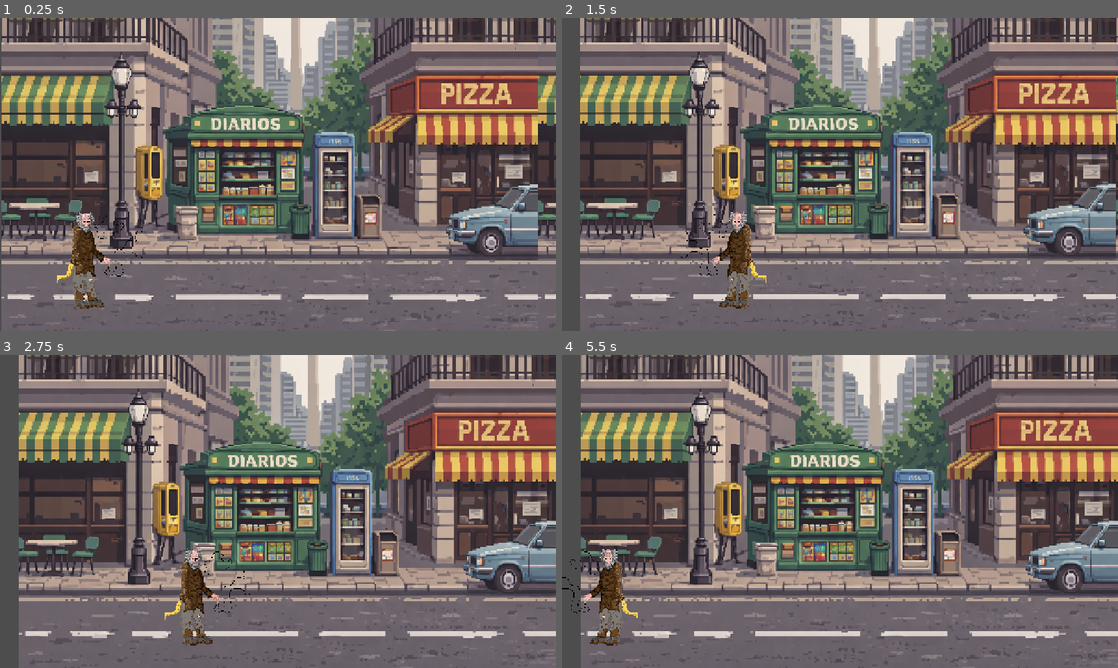
Above: before the commit, frames 1-4 (two rows, left to right).
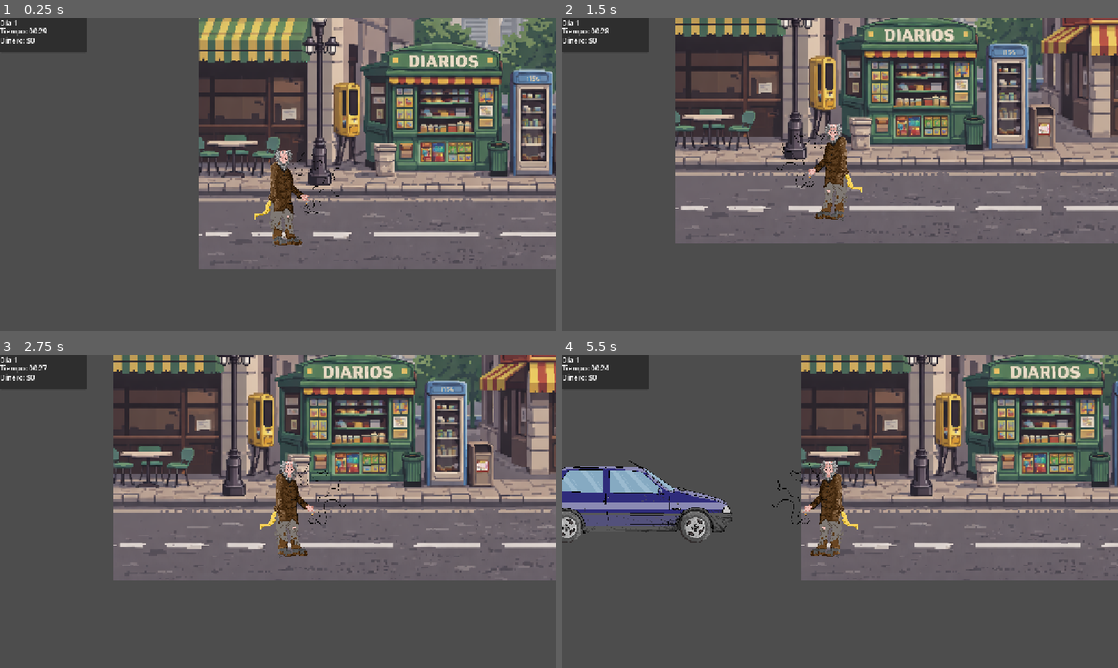
Above: after the commit, the same moments.

Repository: FrancisCuarto/GGJ_PJCT_Godot_Repository
Game: Godot game, scene res://main.tscn
Two runs of this game, one before a commit and one after it. Both use one fixed random seed, a clock stepped at 60 frames per second and the inputs below. The engine's default icon, where the game draws it, is replaced by a stand-in: a white triangle on a blue panel in a dark square.
Inputs (mouse positions are in pixels of both pictures, inside the frame that each line leads up to):
- Up to frame 1 (0.25 s): no input
- Up to frame 2 (1.5 s): move the mouse to (962, 158) at 0.52 s; hold D (right) 0.53-1.28 s; tap E (interactuar) at 0.6, 1.35 s; move the mouse to (728, 190) at 1.27 s; hold Left (left) from 1.28 s (still down)
- Up to frame 3 (2.75 s): move the mouse to (333, 442) at 2.02 s; release Left (left) at 2.03 s; hold D (right) from 2.03 s (still down); tap E (interactuar) at 2.1 s
- Up to frame 4 (5.5 s): move the mouse to (812, 574) at 2.77 s; tap E (interactuar) every 0.75 s from 2.85 to 5.1 s; move the mouse to (1006, 558) at 3.52 s; release D (right) at 3.53 s; hold Left (left) from 3.53 s (still down); move the mouse to (673, 464) at 4.27 s; move the mouse to (867, 511) at 5.02 s

The runs differ from the first frame. In frame 1, 86% of the frame differs, in the area x 0-100%, y 0-100%; in frame 2, 84%; in frame 3, 83%; in frame 4, 86%.

Commit message:
sistema de cámara, ciclo de días, dinero y limpieza de fin de día
- Implementación del CameraController con estados (base, reactiva, evento, minijuego)
- Seguimiento de cámara al jugador con smoothing y zoom dinámico
- Sistema de DayManager con inicio y fin de jornada
- UI de día y tiempo en pantalla
- Pantalla de resumen de fin de día con pausa del gameplay
- Sistema global de dinero (MoneyManager)
- Integración de dinero con CarTypes (dinero_min / dinero_max)
- Flujo correcto de tareas: minijuego exitoso -> esperar cobro -> cobrar
- Paciencia se reinicia tras tarea exitosa y sigue activa para cobrar
- Limpieza total de autos al finalizar el día (por grupo)
- Reset completo de QueueManager al cerrar la jornada
- Corrección de referencias inválidas a autos liberados
- Día nuevo arranca con mundo limpio y sin estados colgados

Diff:
--- a/proyecto-ggj/assets/cars/auto.gd
+++ b/proyecto-ggj/assets/cars/auto.gd
@@ -18,6 +18,8 @@
 var estado := Estado.ESPERANDO
 var queue_manager = null
 var player: Node2D = null
+var dinero_a_pagar := 0
+
 
 
 
@@ -31,6 +33,7 @@
 	ESPERANDO,
 	LIMPIANDO,
 	ESTACIONADO,
+	ESPERANDO_COBRO,
 	ENOJADO,
 	YENDOSE
 }
@@ -159,6 +162,12 @@
 		return
 
 	# stats desde el resource
+	dinero_a_pagar = randi_range(
+	car_type.dinero_min,
+	car_type.dinero_max
+	)
+	print("Este auto va a pagar $", dinero_a_pagar)
+
 	speed_normal = car_type.speed_normal
 	speed_lenta = car_type.speed_lenta
 	paciencia = car_type.paciencia_max
@@ -203,7 +212,10 @@
 
 
 
-
+func cobrar():
+	MoneyManager.agregar_dinero(dinero_a_pagar)
+	print("Auto pagó $", dinero_a_pagar)
+	irse()
 
 func mover_hacia_target():
 	var dir = target_position - global_position
@@ -220,6 +232,8 @@
 
 
 func al_llegar_al_slot():
+	CameraManager.trigger_reactive()
+
 	paciencia_activa = true
 	esperando_en_slot = true
 
@@ -257,9 +271,11 @@
 func _on_interaction_area_body_entered(body):
 	if body.is_in_group("Player"):
 		jugador_cerca = true
-	if body.is_in_group("Player") and estado == Estado.ESPERANDO:
+	if body.is_in_group("Player") and (
+		estado == Estado.ESPERANDO
+		or estado == Estado.ESPERANDO_COBRO
+	):
 		label_interactuar.visible = true
-	print("entro")
 
 
 func _on_interaction_area_body_exited(body):
@@ -287,26 +303,32 @@
 	get_tree().paused = false
 
 	if exito:
-		irse()
+		tarea_completada()
+
 	else:
 		paciencia -= 3
 		irse_enojado()
 
-
+func tarea_completada():
+	estado = Estado.ESPERANDO_COBRO
+
+	# reiniciar paciencia para el cobro
+	paciencia = patience_bar.max_value
+	patience_bar.value = paciencia
+	paciencia_activa = true
+
+	label_tarea.text = "COBRAR"
+	label_tarea.modulate = Color.YELLOW
+
+	print("Tarea completada, esperando cobro")
 
 func interactuar():
-	if estado != Estado.ESPERANDO:
-		return
-
-	#set_service(true) # frena +  paciencia
-
-
-	match tarea:
-		Tarea.LIMPIAR:
-			iniciar_limpieza()
-	"""Tarea.ESTACIONAR:
-			iniciar_estacionamiento()
-		Tarea.PAGAR:
-			iniciar_pago()
-		Tarea.NADA:
-			irse_enojado()"""
+	match estado:
+		Estado.ESPERANDO:
+			match tarea:
+				Tarea.LIMPIAR:
+					iniciar_limpieza()
+				# después agregamos ESTACIONAR, etc.
+
+		Estado.ESPERANDO_COBRO:
+			cobrar()
--- a/proyecto-ggj/assets/cars/auto.tscn
+++ b/proyecto-ggj/assets/cars/auto.tscn
@@ -17,7 +17,7 @@
 outline_size = 4
 outline_color = Color(0, 0, 0, 1)
 
-[node name="auto" type="CharacterBody2D" groups=["auto"]]
+[node name="auto" type="CharacterBody2D" groups=["auto", "autos"]]
 scale = Vector2(0.5, 0.5)
 collision_layer = 2
 collision_mask = 8
--- /dev/null
+++ b/proyecto-ggj/camera_controller.gd
@@ -0,0 +1,76 @@
+extends Camera2D
+
+enum CameraState {
+	BASE,
+	REACTIVA,
+	EVENTO,
+	MINIJUEGO
+}
+
+@export var player_path: NodePath
+var player: Node2D = null
+
+@export var base_zoom := Vector2(1, 1)
+@export var reactive_zoom := Vector2(0.95, 0.95)
+@export var event_zoom := Vector2(0.9, 0.9)
+
+@export var transition_speed := 6.0
+@export var reactive_duration := 0.3
+
+var current_state: CameraState = CameraState.BASE
+var target_zoom := Vector2.ONE
+var reactive_timer := 0.0
+
+func _ready():
+	zoom = base_zoom
+	target_zoom = base_zoom
+	position_smoothing_enabled = true
+	position_smoothing_speed = 8.0
+
+	if player_path != NodePath():
+		player = get_node(player_path)
+
+	# Registrar esta cámara en el CameraManager
+	CameraManager.register_camera(self)
+
+func _process(delta):
+	_update_state(delta)
+	_update_zoom(delta)
+
+func _update_state(delta):
+	if current_state == CameraState.REACTIVA:
+		reactive_timer -= delta
+		if reactive_timer <= 0:
+			set_base_camera()
+
+func _update_zoom(delta):
+	zoom = zoom.lerp(target_zoom, transition_speed * delta)
+
+func set_base_camera():
+	current_state = CameraState.BASE
+	target_zoom = base_zoom
+
+func trigger_reactive_camera():
+	if current_state != CameraState.BASE:
+		return
+	current_state = CameraState.REACTIVA
+	target_zoom = reactive_zoom
+	reactive_timer = reactive_duration
+
+func trigger_event_camera():
+	current_state = CameraState.EVENTO
+	target_zoom = event_zoom
+
+func enter_minigame_camera(custom_zoom := Vector2(0.85, 0.85)):
+	current_state = CameraState.MINIJUEGO
+	target_zoom = custom_zoom
+
+func exit_minigame_camera():
+	set_base_camera()
+
+func is_locked() -> bool:
+	return current_state == CameraState.MINIJUEGO
+
+func _physics_process(delta):
+	if player:
+		global_position = player.global_position
--- /dev/null
+++ b/proyecto-ggj/camera_manager.gd
@@ -0,0 +1,28 @@
+extends Node
+
+var camera: Camera2D = null
+
+func register_camera(cam: Camera2D):
+	camera = cam
+
+func trigger_reactive():
+	if camera == null:
+		return
+	if camera.is_locked():
+		return
+	camera.trigger_reactive_camera()
+
+func trigger_event():
+	if camera == null:
+		return
+	camera.trigger_event_camera()
+
+func enter_minigame():
+	if camera == null:
+		return
+	camera.enter_minigame_camera()
+
+func exit_minigame():
+	if camera == null:
+		return
+	camera.exit_minigame_camera()
--- /dev/null
+++ b/proyecto-ggj/day_ui.gd
@@ -0,0 +1,20 @@
+extends Panel
+
+
+@onready var day_label = $DayLabel
+@onready var time_label = $TimeLabel
+@onready var money_label = $MoneyLabel
+
+func _process(delta):
+	# Día actual
+	day_label.text = "Día %d" % DayManager.dia_actual
+	money_label.text = "Dinero: $%d" % MoneyManager.dinero_total
+
+
+	# Tiempo restante
+	var tiempo = int(DayManager.tiempo_restante)
+	var minutos = tiempo / 60
+	var segundos = tiempo % 60
+
+
+	time_label.text = "Tiempo: %02d:%02d" % [minutos, segundos]
--- /dev/null
+++ b/proyecto-ggj/economy/money_manager.gd
@@ -0,0 +1,43 @@
+extends Node
+
+
+# -----------------------------
+# ESTADO
+# -----------------------------
+
+
+var dinero_total := 0
+var dinero_del_dia := 0
+
+
+# -----------------------------
+# CICLO DEL DÍA
+# -----------------------------
+
+
+func iniciar_dia():
+	dinero_del_dia = 0
+
+
+func finalizar_dia():
+	# por ahora no hace nada extra
+	pass
+
+
+# -----------------------------
+# OPERACIONES
+# -----------------------------
+
+
+func agregar_dinero(monto: int):
+	dinero_total += monto
+	dinero_del_dia += monto
+
+
+func gastar_dinero(monto: int) -> bool:
+	if dinero_total < monto:
+		return false
+
+
+	dinero_total -= monto
+	return true
--- /dev/null
+++ b/proyecto-ggj/end_day_ui.gd
@@ -0,0 +1,44 @@
+extends CanvasLayer
+
+
+@onready var day_label = $Background/Content/DayLabel
+@onready var money_label = $Background/Content/MoneyLabel
+@onready var continue_button = $Background/Content/ContinueButton
+
+
+func _ready():
+	visible = false
+	DayManager.connect("dia_finalizado", Callable(self, "_on_dia_finalizado"))
+	continue_button.pressed.connect(_on_continue_pressed)
+
+
+func _on_dia_finalizado():
+	limpiar_autos_del_dia()
+
+
+	visible = true
+	get_tree().paused = true
+
+
+	day_label.text = "Día %d finalizado" % (DayManager.dia_actual)
+	money_label.text = "Dinero ganado: $%d" % MoneyManager.dinero_del_dia
+
+
+func limpiar_autos_del_dia():
+	print("Limpieza total de autos")
+
+	var autos = get_tree().get_nodes_in_group("autos")
+	print("Autos encontrados:", autos.size())
+
+	for auto in autos:
+		auto.queue_free()
+
+	var qm = get_tree().get_first_node_in_group("queue_manager")
+	if qm:
+		qm.resetear_dia()
+
+
+func _on_continue_pressed():
+	visible = false
+	get_tree().paused = false
+	DayManager.iniciar_dia()
--- a/proyecto-ggj/limpieza_minigame.gd
+++ b/proyecto-ggj/limpieza_minigame.gd
@@ -14,8 +14,18 @@
 var manchas: Array[Node] = []
 
 func _ready():
+	CameraManager.enter_minigame()
+
+	print("Parabrisas size:", $Parabrisas.size)
+	print("ManchaLayer size:", $Parabrisas/ManchaLayer.size)
+	Input.set_mouse_mode(Input.MOUSE_MODE_VISIBLE)
+	Input.set_custom_mouse_cursor(
+		preload("res://assets/minigame_textures/limpieza_textures/trapo.png"),
+		Input.CURSOR_ARROW,
+		Vector2(32, 10) # centro del trapo
+	)
 	spawnear_manchas()
-	manchas = $ManchaLayer.get_children()
+	manchas = $Parabrisas/ManchaLayer.get_children()
 
 
 func spawnear_manchas():
@@ -23,21 +33,36 @@
 
 	for i in range(cantidad):
 		var mancha = mancha_scene.instantiate()
-		$ManchaLayer.add_child(mancha)
+		$Parabrisas/ManchaLayer.add_child(mancha)
 
 		mancha.position = posicion_aleatoria()
 		mancha.connect("limpiada", Callable(self, "actualizar_progreso"))
 
 	actualizar_progreso()
 
-func posicion_aleatoria() -> Vector2:
-	var rect = $Parabrisas.get_rect()
+"""func posicion_aleatoria() -> Vector2:
+	var rect = $Parabrisas/ManchaLayer.get_rect()
 	return Vector2(
 	randf_range(rect.position.x, rect.position.x + rect.size.x),
 	randf_range(rect.position.y, rect.position.y + rect.size.y)
+	)"""
+
+func posicion_aleatoria() -> Vector2:
+	var area_size = $Parabrisas/ManchaLayer.size
+	var mancha_size = mancha_scene.instantiate().size
+
+	var margen := 400.0
+
+	return Vector2(
+		randf_range(
+			margen,
+			area_size.x - mancha_size.x - margen
+		),
+		randf_range(
+			margen,
+			area_size.y - mancha_size.y - margen
+		)
 	)
-
-
 
 
 
@@ -56,6 +81,7 @@
 
 
 func terminar(exito: bool):
+	Input.set_custom_mouse_cursor(null)
 	print("Minijuego emite terminado:", exito)
 	emit_signal("terminado", exito)
 	queue_free()
--- a/proyecto-ggj/main.tscn
+++ b/proyecto-ggj/main.tscn
@@ -13,6 +13,9 @@
 [ext_resource type="Resource" uid="uid://d6vvqiyricho" path="res://resources/cars/auto_grande.tres" id="11_w48qg"]
 [ext_resource type="Script" uid="uid://dt22tr88ohcd7" path="res://queue_manager.gd" id="11_ycdy4"]
 [ext_resource type="Resource" uid="uid://n1n3j56inkr2" path="res://resources/cars/auto_mediano.tres" id="12_w48qg"]
+[ext_resource type="Script" uid="uid://cnhtthp0agawl" path="res://camera_controller.gd" id="14_w48qg"]
+[ext_resource type="Script" uid="uid://cixuwqch04vd" path="res://day_ui.gd" id="15_vivmo"]
+[ext_resource type="Script" uid="uid://qit6gviwssd" path="res://end_day_ui.gd" id="16_2cqfq"]
 
 [sub_resource type="RectangleShape2D" id="RectangleShape2D_h2yge"]
 size = Vector2(1205, 494)
@@ -33,24 +36,21 @@
 region_enabled = true
 region_rect = Rect2(0, 0, 4017.4421, 1024)
 
-[node name="test_objects" type="Node2D" parent="."]
+[node name="camaras (obsoleto)" type="Node2D" parent="."]
 
-[node name="test_cars" type="Node2D" parent="."]
-
-[node name="camaras" type="Node2D" parent="."]
-
-[node name="camera" type="Camera2D" parent="camaras" groups=["camera"]]
+[node name="camera" type="Camera2D" parent="camaras (obsoleto)" groups=["camera"]]
 position = Vector2(603, 389)
+enabled = false
 position_smoothing_enabled = true
 position_smoothing_speed = 2.0
 script = ExtResource("6_4c57u")
 
-[node name="camera_targets" type="Node2D" parent="camaras"]
+[node name="camera_targets" type="Node2D" parent="camaras (obsoleto)"]
 
-[node name="target1" type="Marker2D" parent="camaras/camera_targets"]
+[node name="target1" type="Marker2D" parent="camaras (obsoleto)/camera_targets"]
 position = Vector2(554, 390)
 
-[node name="target2" type="Marker2D" parent="camaras/camera_targets"]
+[node name="target2" type="Marker2D" parent="camaras (obsoleto)/camera_targets"]
 position = Vector2(1806, 390)
 
 [node name="street_sides" type="Node2D" parent="."]
@@ -59,7 +59,7 @@
 [node name="lado_izquierdo" type="Area2D" parent="street_sides"]
 position = Vector2(-21, 0)
 script = ExtResource("4_lquwl")
-camera_target = NodePath("../../camaras/camera_targets/target1")
+camera_target = NodePath("../../camaras (obsoleto)/camera_targets/target1")
 metadata/_edit_group_ = true
 
 [node name="CollisionShape2D" type="CollisionShape2D" parent="street_sides/lado_izquierdo"]
@@ -70,7 +70,7 @@
 [node name="lado_derecho" type="Area2D" parent="street_sides"]
 position = Vector2(-41, 0)
 script = ExtResource("5_7mycd")
-camera_target = NodePath("../../camaras/camera_targets/target2")
+camera_target = NodePath("../../camaras (obsoleto)/camera_targets/target2")
 metadata/_edit_group_ = true
 
 [node name="CollisionShape2D" type="CollisionShape2D" parent="street_sides/lado_derecho"]
@@ -95,7 +95,7 @@
 wait_time = 5.0
 autostart = true
 
-[node name="QueueManager" type="Node2D" parent="."]
+[node name="QueueManager" type="Node2D" parent="." groups=["QueueManager"]]
 script = ExtResource("11_ycdy4")
 
 [node name="Slot1" type="Marker2D" parent="QueueManager"]
@@ -110,6 +110,83 @@
 [node name="Player" parent="." groups=["Player"] instance=ExtResource("2_h2yge")]
 position = Vector2(154, 594)
 
+[node name="CameraController" type="Camera2D" parent="."]
+position_smoothing_enabled = true
+position_smoothing_speed = 8.0
+script = ExtResource("14_w48qg")
+player_path = NodePath("../Player")
+
+[node name="UI" type="CanvasLayer" parent="."]
+
+[node name="DayPanel" type="Panel" parent="UI"]
+custom_minimum_size = Vector2(10, 10)
+offset_right = 200.0
+offset_bottom = 80.0
+script = ExtResource("15_vivmo")
+
+[node name="DayLabel" type="Label" parent="UI/DayPanel"]
+layout_mode = 0
+offset_right = 40.0
+offset_bottom = 23.0
+text = "Día 1"
+
+[node name="TimeLabel" type="Label" parent="UI/DayPanel"]
+layout_mode = 0
+offset_top = 19.0
+offset_right = 108.0
+offset_bottom = 68.0
+text = "Tiempo: 00:00
+"
+
+[node name="MoneyLabel" type="Label" parent="UI/DayPanel"]
+layout_mode = 0
+offset_top = 40.0
+offset_right = 40.0
+offset_bottom = 63.0
+text = "Dinero: $0"
+
+[node name="EndDayUI" type="CanvasLayer" parent="."]
+process_mode = 3
+script = ExtResource("16_2cqfq")
+
+[node name="Background" type="Panel" parent="EndDayUI"]
+anchors_preset = 15
+anchor_right = 1.0
+anchor_bottom = 1.0
+grow_horizontal = 2
+grow_vertical = 2
+
+[node name="Content" type="VBoxContainer" parent="EndDayUI/Background"]
+layout_mode = 1
+anchors_preset = 8
+anchor_left = 0.5
+anchor_top = 0.5
+anchor_right = 0.5
+anchor_bottom = 0.5
+offset_left = -20.0
+offset_top = -20.0
+offset_right = 20.0
+offset_bottom = 20.0
+grow_horizontal = 2
+grow_vertical = 2
+alignment = 1
+
+[node name="TitleLabel" type="Label" parent="EndDayUI/Background/Content"]
+layout_mode = 2
+text = "Fin del día"
+
+[node name="DayLabel" type="Label" parent="EndDayUI/Background/Content"]
+layout_mode = 2
+text = "Día 1"
+
+[node name="MoneyLabel" type="Label" parent="EndDayUI/Background/Content"]
+layout_mode = 2
+text = "Dinero ganado: $0"
+
+[node name="ContinueButton" type="Button" parent="EndDayUI/Background/Content"]
+layout_mode = 2
+text = "Continuar"
+
 [connection signal="body_entered" from="street_sides/lado_izquierdo" to="street_sides/lado_izquierdo" method="_on_body_entered"]
 [connection signal="body_entered" from="street_sides/lado_derecho" to="street_sides/lado_derecho" method="_on_body_entered"]
 [connection signal="timeout" from="car_spawner/spawner/Timer" to="car_spawner/spawner/spawn_point" method="_on_timer_timeout"]
--- a/proyecto-ggj/mancha.gd
+++ b/proyecto-ggj/mancha.gd
@@ -2,9 +2,15 @@
 
 signal limpiada
 
-@export var fuerza := 0.3
+@export var fuerza := 0.6
+
+@export var texturas: Array[Texture2D] = []
+
 
 func _ready():
+	# Elegir textura aleatoria
+	if not texturas.is_empty():
+		texture = texturas.pick_random()
 	modulate.a = 1.0
 
 func _on_mouse_entered():
@@ -13,3 +19,8 @@
 	if modulate.a <= 0:
 		modulate.a = 0
 		emit_signal("limpiada")
+
+func _process(delta):
+	var rect = get_rect().grow(12)
+	if rect.has_point(get_local_mouse_position()):
+		modulate.a -= fuerza * delta * 5
--- a/proyecto-ggj/minigames/limpieza/limpieza_minigame.tscn
+++ b/proyecto-ggj/minigames/limpieza/limpieza_minigame.tscn
@@ -2,7 +2,7 @@
 
 [ext_resource type="Script" uid="uid://ckewnjcxl3lw3" path="res://limpieza_minigame.gd" id="1_imkcr"]
 [ext_resource type="PackedScene" uid="uid://df8otnoi038qn" path="res://minigames/limpieza/mancha.tscn" id="2_2ekaa"]
-[ext_resource type="Texture2D" uid="uid://c805vcl6ha41o" path="res://icon.svg" id="2_ducnp"]
+[ext_resource type="Texture2D" uid="uid://ypah8rttsxdc" path="res://assets/minigame_textures/limpieza_textures/parabrisas.png" id="4_03wb8"]
 
 [sub_resource type="StyleBoxFlat" id="StyleBoxFlat_2ekaa"]
 bg_color = Color(0.19570318, 0.7199952, 0, 1)
@@ -32,7 +32,7 @@
 anchor_bottom = 1.0
 grow_horizontal = 2
 grow_vertical = 2
-color = Color(0.14117648, 0.14117648, 0.14117648, 0.5176471)
+color = Color(0.025363795, 0.025363805, 0.02536378, 0.5176471)
 
 [node name="Fondo" type="TextureRect" parent="Root UI"]
 process_mode = 3
@@ -40,22 +40,27 @@
 layout_mode = 0
 offset_right = 500.0
 offset_bottom = 500.0
-texture = ExtResource("2_ducnp")
 
 [node name="Parabrisas" type="TextureRect" parent="Root UI"]
 process_mode = 3
 z_index = 100
-layout_mode = 0
-offset_right = 500.0
-offset_bottom = 500.0
-texture = ExtResource("2_ducnp")
+layout_mode = 1
+anchors_preset = 15
+anchor_right = 1.0
+anchor_bottom = 1.0
+grow_horizontal = 2
+grow_vertical = 2
+texture = ExtResource("4_03wb8")
 
-[node name="ManchaLayer" type="Control" parent="Root UI"]
+[node name="ManchaLayer" type="Control" parent="Root UI/Parabrisas"]
 process_mode = 3
 z_index = 100
-anchors_preset = 0
-offset_right = 500.0
-offset_bottom = 500.0
+layout_mode = 1
+anchors_preset = 15
+anchor_right = 1.0
+anchor_bottom = 1.0
+grow_horizontal = 2
+grow_vertical = 2
 
 [node name="Progreso" type="ProgressBar" parent="Root UI"]
 process_mode = 3
--- a/proyecto-ggj/minigames/limpieza/mancha.tscn
+++ b/proyecto-ggj/minigames/limpieza/mancha.tscn
@@ -1,7 +1,10 @@
-[gd_scene load_steps=3 format=3 uid="uid://df8otnoi038qn"]
+[gd_scene load_steps=6 format=3 uid="uid://df8otnoi038qn"]
 
 [ext_resource type="Script" uid="uid://caslkxx8i1538" path="res://mancha.gd" id="1_f5tdf"]
-[ext_resource type="Texture2D" uid="uid://doh1p2fdbqv7p" path="res://assets/cars textures/Fiat_UNO_Grande_Amarillo.png" id="1_xh1j7"]
+[ext_resource type="Texture2D" uid="uid://brug1fpu8i5t6" path="res://assets/minigame_textures/limpieza_textures/mancha1.png" id="2_1y80h"]
+[ext_resource type="Texture2D" uid="uid://csvxe07jeheym" path="res://assets/minigame_textures/limpieza_textures/mancha2.png" id="3_jxil0"]
+[ext_resource type="Texture2D" uid="uid://dmvxbgkrmlsy1" path="res://assets/minigame_textures/limpieza_textures/mancha3.png" id="4_5dpk6"]
+[ext_resource type="Texture2D" uid="uid://sj7g8r7t1snr" path="res://assets/minigame_textures/limpieza_textures/mancha5.png" id="5_vxvlx"]
 
 [node name="Mancha" type="TextureRect"]
 process_mode = 3
@@ -9,7 +12,7 @@
 offset_bottom = 40.0
 mouse_filter = 0
 mouse_behavior_recursive = 2
-texture = ExtResource("1_xh1j7")
 script = ExtResource("1_f5tdf")
+texturas = Array[Texture2D]([ExtResource("2_1y80h"), ExtResource("3_jxil0"), ExtResource("4_5dpk6"), ExtResource("5_vxvlx")])
 
 [connection signal="mouse_entered" from="." to="." method="_on_mouse_entered"]
--- a/proyecto-ggj/project.godot
+++ b/proyecto-ggj/project.godot
@@ -15,6 +15,13 @@
 config/features=PackedStringArray("4.5", "Forward Plus")
 config/icon="res://icon.svg"
 
+[autoload]
+
+CameraManager="*res://camera_manager.gd"
+DayManager="*res://time/day_manager.gd"
+MoneyManager="*res://economy/money_manager.gd"
+QueueManager="res://queue_manager.gd"
+
 [display]
 
 window/size/viewport_width=1280
@@ -27,6 +34,8 @@
 Player="Jugador"
 auto=""
 camera=""
+QueueManager=""
+autos=""
 
 [input]
 
--- a/proyecto-ggj/queue_manager.gd
+++ b/proyecto-ggj/queue_manager.gd
@@ -32,6 +32,7 @@
 	print("Autos activos:", autos_activos.size())
 
 
+
 func hay_espacio() -> bool:
 	return autos_activos.size() < max_autos
 
@@ -60,6 +61,8 @@
 # -----------------------------
 func _slot_ocupado(slot: Marker2D) -> bool:
 	for a in autos_activos:
+		if not is_instance_valid(a):
+			continue
 		if a.slot_actual == slot:
 			return true
 	return false
--- a/proyecto-ggj/spawn_point.gd
+++ b/proyecto-ggj/spawn_point.gd
@@ -9,6 +9,9 @@
 
 #spawnea los autos
 func _spawn_car():
+	if not DayManager.dia_activo:
+		return
+
 	if car_scene == null:
 		push_warning("No hay escena de auto asignada")
 		return
@@ -71,6 +74,8 @@
 
 #timer que maneja cuanto tarda en aparecer cada auto
 func _on_timer_timeout() -> void:
+	if not DayManager.dia_activo:
+		return
 	var qm = get_node(queue_manager)
 
 	if qm == null:
--- /dev/null
+++ b/proyecto-ggj/time/day_manager.gd
@@ -0,0 +1,55 @@
+extends Node
+
+# -----------------------------
+# CONFIGURACIÓN
+# -----------------------------
+
+@export var duracion_dia := 30.0 # segundos
+signal dia_finalizado
+# -----------------------------
+# ESTADO
+# -----------------------------
+
+var dia_actual := 1
+var tiempo_restante := 0.0
+var dia_activo := false
+
+# -----------------------------
+# READY
+# -----------------------------
+
+func _ready():
+
+
+	iniciar_dia()
+
+# -----------------------------
+# CICLO DEL DÍA
+# -----------------------------
+
+func iniciar_dia():
+	MoneyManager.iniciar_dia()
+	print("Inicia el día ", dia_actual)
+	tiempo_restante = duracion_dia
+	dia_activo = true
+
+func finalizar_dia():
+	print("Finaliza el día ", dia_actual)
+	dia_activo = false
+
+	emit_signal("dia_finalizado")
+	dia_actual += 1
+
+# -----------------------------
+# UPDATE
+# -----------------------------
+
+func _process(delta):
+	if not dia_activo:
+		return
+
+	tiempo_restante -= delta
+
+	if tiempo_restante <= 0:
+		tiempo_restante = 0
+		finalizar_dia()
Binary file added: proyecto-ggj/assets/minigame_textures/limpieza_textures/mancha1.png
Not shown, added: proyecto-ggj/assets/minigame_textures/limpieza_textures/mancha1.png.import
Binary file added: proyecto-ggj/assets/minigame_textures/limpieza_textures/mancha2.png
Not shown, added: proyecto-ggj/assets/minigame_textures/limpieza_textures/mancha2.png.import
Binary file added: proyecto-ggj/assets/minigame_textures/limpieza_textures/mancha3.png
Not shown, added: proyecto-ggj/assets/minigame_textures/limpieza_textures/mancha3.png.import
Binary file added: proyecto-ggj/assets/minigame_textures/limpieza_textures/mancha5.png
Not shown, added: proyecto-ggj/assets/minigame_textures/limpieza_textures/mancha5.png.import
Binary file added: proyecto-ggj/assets/minigame_textures/limpieza_textures/parabrisas.png
Not shown, added: proyecto-ggj/assets/minigame_textures/limpieza_textures/parabrisas.png.import
Binary file added: proyecto-ggj/assets/minigame_textures/limpieza_textures/trapo.png
Not shown, added: proyecto-ggj/assets/minigame_textures/limpieza_textures/trapo.png.import
(and 7 more such lines)
